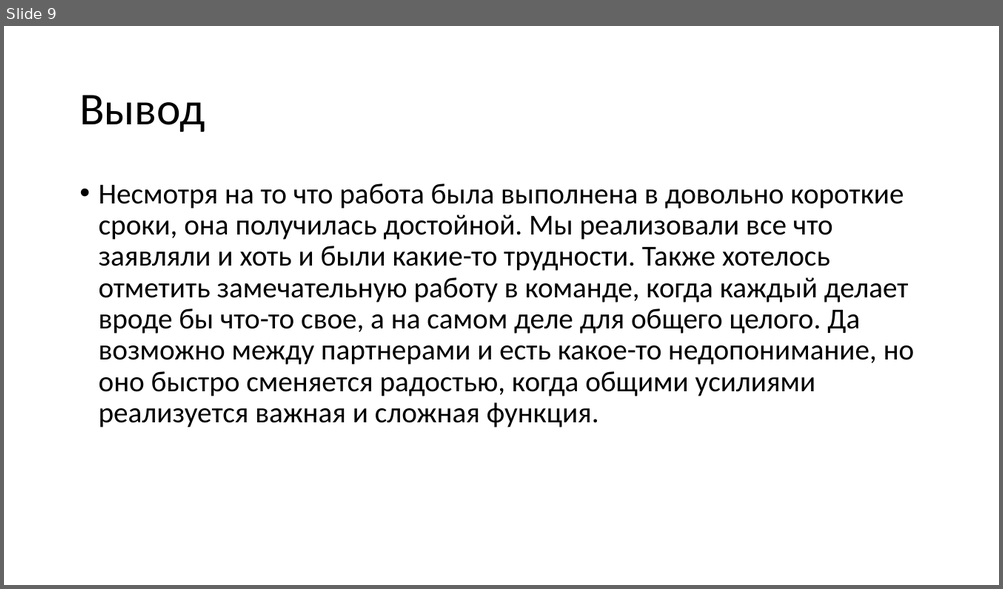
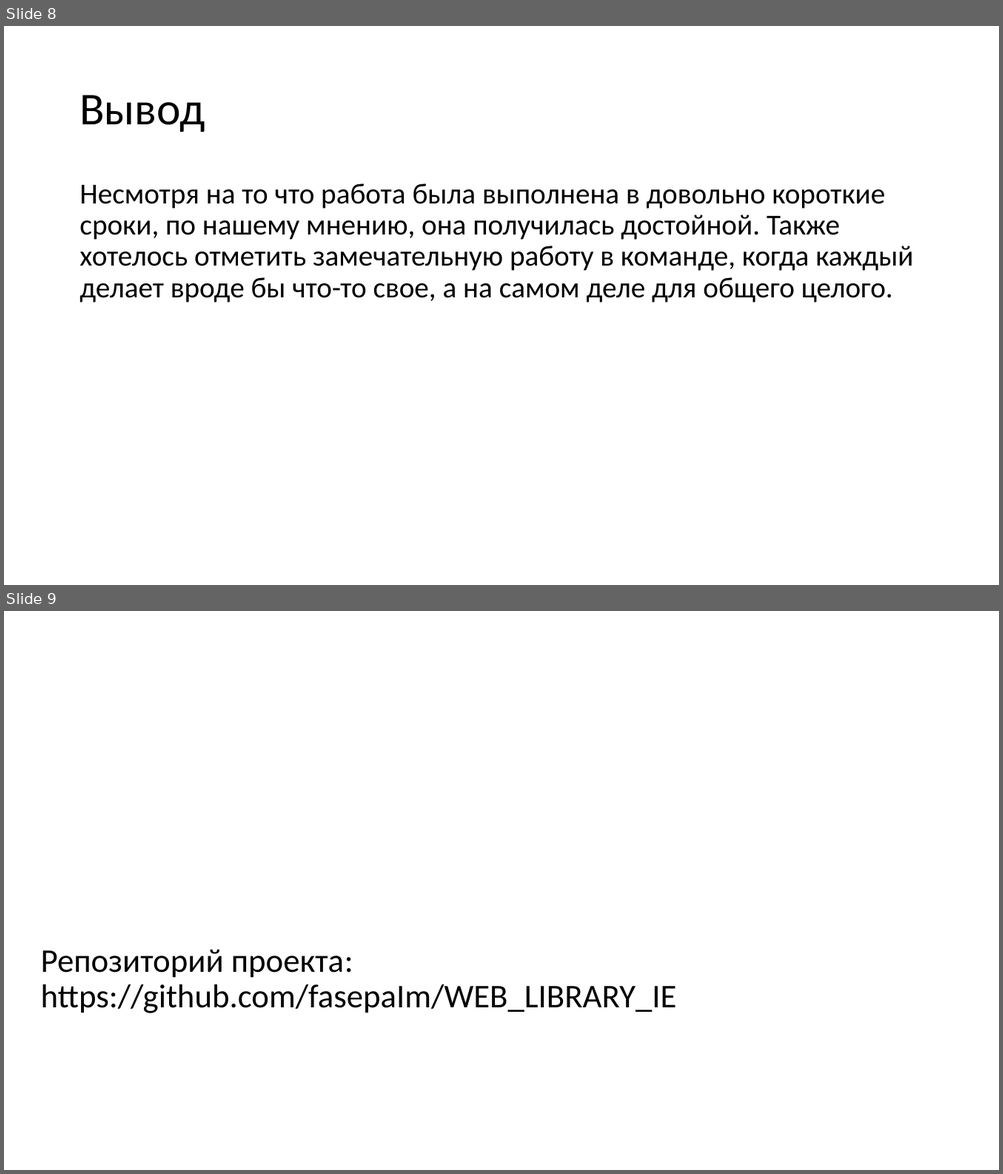
Before and after one commit to fasepaIm/WEB_LIBRARY_IE, a slide deck: web library.pptx. Shown one above the other, each under a label of ours: slide 9 before the commit, slides 8 and 9 after it. The pictures are 1003x589 and 1003x1174 pixels, drawn with LibreOffice and Linux fonts; fonts in the diff are those of the drawing. Boxes give left, top, right and bottom in pixels: in the first picture for what was removed or moved away, otherwise in the second. Text is boxed around its words. In the diff, an @@ line names an element or a change of style, - is before the commit and + after.

```diff
--- a/web library.pptx
+++ b/web library.pptx
@@ slide 9 added at bbox=[4, 611, 999, 1170], background #FFFFFF @@
@@ title added at bbox=[41, 949, 677, 1014], 32 pt, text #000000 @@
+Репозиторий проекта: https://github.com/fasepaIm/WEB_LIBRARY_IE
@@ what was slide 9 is now slide 8 @@
@@ slide 8 changed as well @@
@@ text at bbox=[79, 184, 913, 303]: text changed @@
-• Несмотря на то что работа была выполнена в довольно короткие сроки, она получилась достойной. Мы реализовали все что заявляли и хоть и были какие-то трудности. Также хотелось отметить замечательную работу в команде, когда каждый делает вроде бы что-то свое, а на самом деле для общего целого. Да возможно между партнерами и есть какое-то недопонимание, но оно быстро сменяется радостью, когда общими усилиями реализуется важная и сложная функция.
+Несмотря на то что работа была выполнена в довольно короткие сроки, по нашему мнению, она получилась достойной. Также хотелось отметить замечательную работу в команде, когда каждый делает вроде бы что-то свое, а на самом деле для общего целого.
```
Also in this commit, not shown: 7 other slides changed, 1 slide removed, 2 other files.
